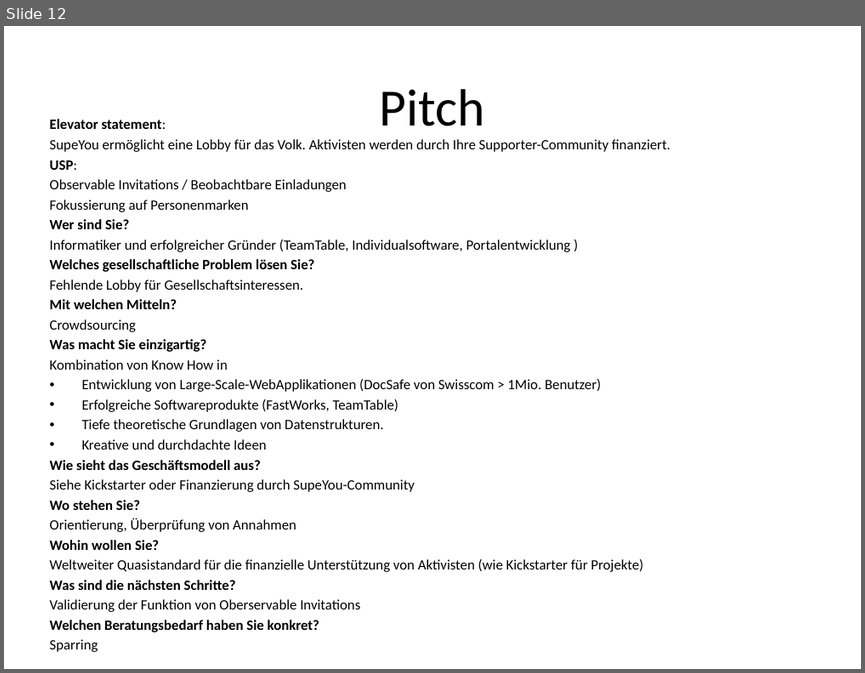
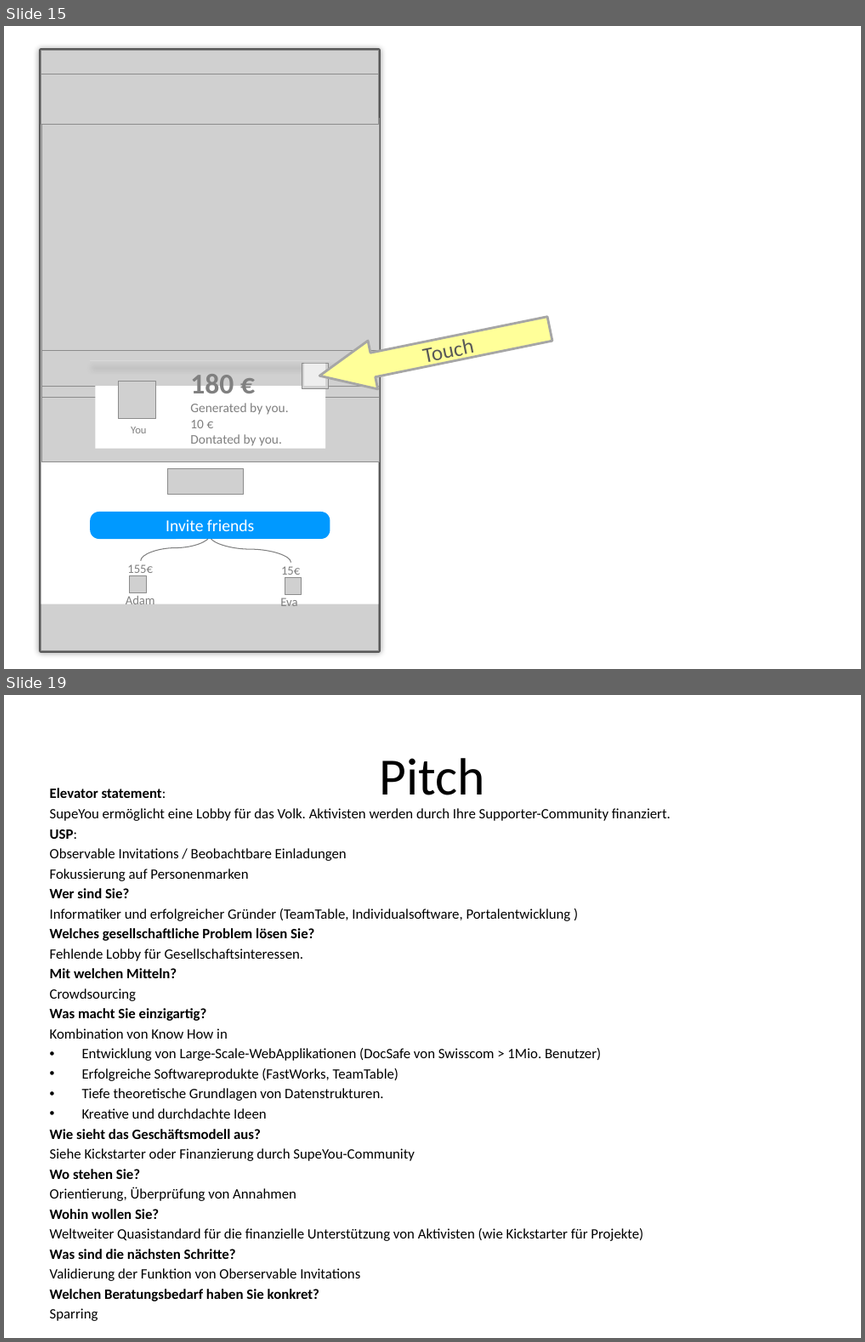
Before and after one commit to MoritzTheile/com.supeyou, a slide deck: com.supeyou.project/doc/SupeYou.pptx. Shown one above the other, each under a label of ours: slide 12 before the commit, slides 15 and 19 after it; the slides between them are not shown. The pictures are 865x673 and 865x1342 pixels, drawn with LibreOffice and Linux fonts; fonts in the diff are those of the drawing; grey boxes stand for pictures. Boxes give left, top, right and bottom in pixels: in the first picture for what was removed or moved away, otherwise in the second. Text is boxed around its words. In the diff, an @@ line names an element or a change of style, - is before the commit and + after.

```diff
--- a/com.supeyou.project/doc/SupeYou.pptx
+++ b/com.supeyou.project/doc/SupeYou.pptx
@@ slide 15 added at (4,26,861,669), background #FFFFFF @@
@@ rectangle added at (41,51,378,651), outline #595959 3.75 pt @@
@@ picture added at (41,51,378,651) @@
@@ picture added at (41,74,378,125) @@
@@ rectangle added at (41,77,378,603), fill #FFFFFF @@
@@ picture added at (41,118,380,366) @@
@@ rectangle added at (472,148,811,204), fill #FFFFFF @@
@@ right arrow added at (315,305,555,400), fill #FFFF99, outline #A6A6A6 2 pt, 18 pt, text #595959 @@
+Touch
@@ group added at (41,350,380,462): 3 pictures, 1 line @@
@@ picture added at (118,380,155,419) @@
@@ text added at (190,374,289,446), 11 pt, text #808080 @@
+180 €
+Generated by you.
+10 €
+Dontated by you.
@@ picture added at (302,363,328,388) @@
@@ rectangle added at (304,363,325,386), fill #FFFFFF at 66% opacity @@
@@ rectangle added at (95,386,325,448), fill #FFFFFF @@
@@ text added at (131,426,146,433), 9 pt, text #808080 @@
+You
@@ picture added at (168,468,243,494) @@
@@ rounded rectangle added at (90,511,330,539), fill #0099FF, 14 pt, text #FFFFFF @@
+Invite friends
@@ curved line added from (210, 535) to (140, 561), #F2F2F2 0.75 pt @@
@@ curved line added from (210, 536) to (291, 562), #F2F2F2 0.75 pt @@
@@ text added at (127,564,153,576), 10.5 pt, text #808080 @@
+155€
@@ picture added at (129,575,146,592) @@
@@ text added at (281,566,300,578), 10.5 pt, text #808080 @@
+15€
@@ picture added at (284,577,302,594) @@
@@ text added at (126,596,155,604), 10.5 pt, text #808080 @@
+Adam
@@ text added at (280,595,297,606), 10.5 pt, text #808080 @@
+Eva
@@ what was slide 12 is now slide 19 @@
```
Also in this commit, not shown: 6 slides changed, 8 other slides added, 2 slides removed.
